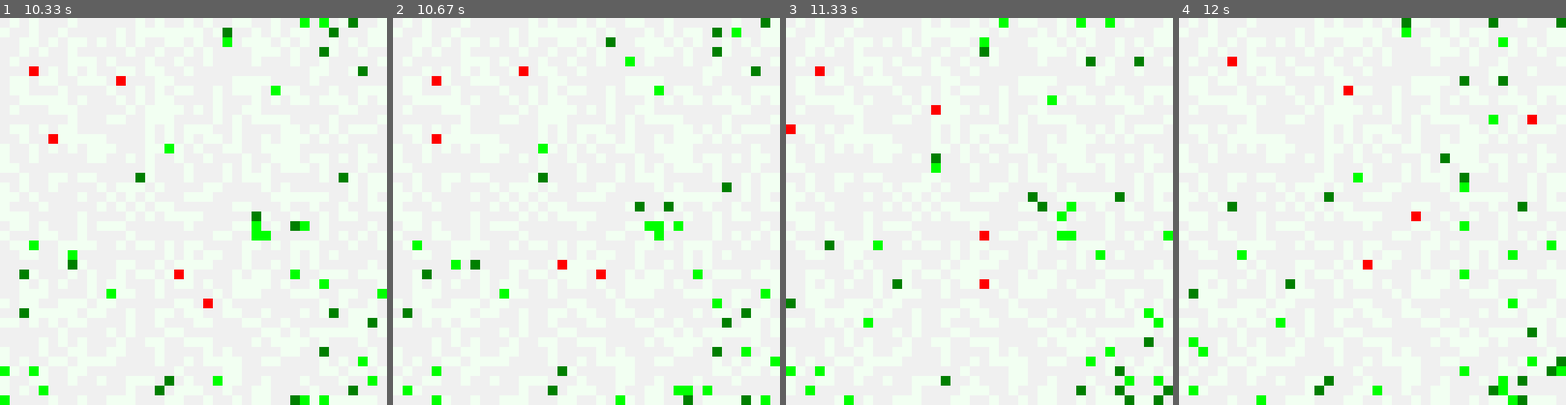
Above: before the commit, frames 1-4 (left to right).
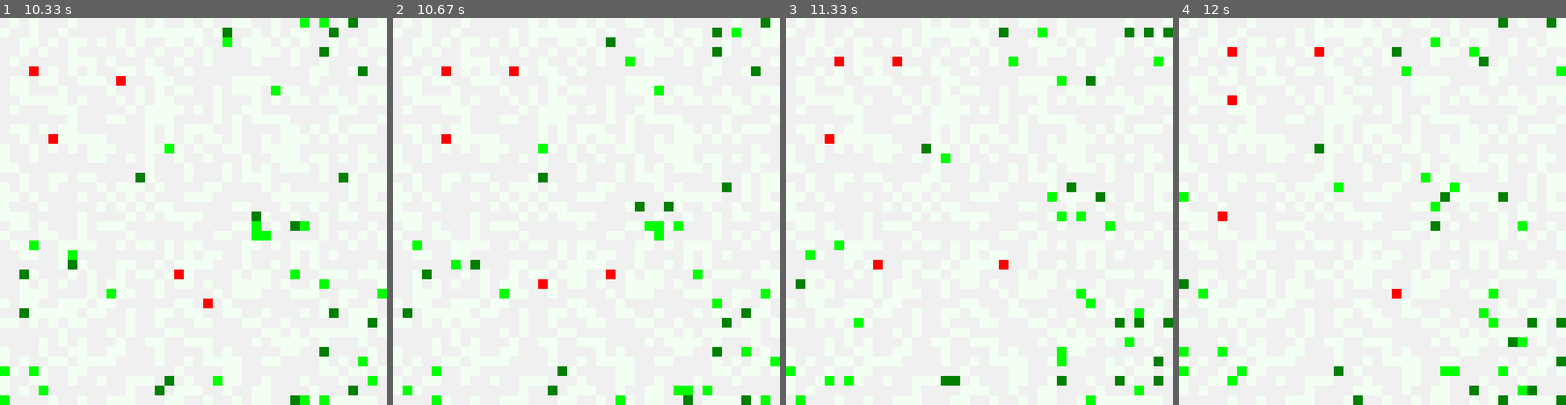
Above: after the commit, the same moments.

Repository: snisarg/263C
Game: pygame game, started from game.py
The game is run twice, just before and just after one commit, with the same random seed, the same clock (stepped at 60 frames per second) and the same inputs. The source is Python 2; it was converted automatically to run under Python 3.
Inputs:
- Up to frame 1 (10.33 s): no input
- Up to frame 2 (10.67 s): no input
- Up to frame 3 (11.33 s): no input
- Up to frame 4 (12 s): no input

Frame 1 is identical in both runs. In frame 2, 0.6% of the frame differs, in the area x 10-58%, y 12-70%; in frame 3, 5.4%; in frame 4, 5.9%, in the area x 0-100%, y 0-100%.

Commit message:
Q-learning added

Diff:
--- a/animat.py
+++ b/animat.py
@@ -105,7 +105,7 @@
     def __init__(self, x, y):
         Animat.__init__(self)
         self.position = [x, y]
-        self.energy = random.randint(400,500)
+        self.energy = random.randint(400, 500)
 
     def move(self, game_clock):
         if game_clock % (config.easy_prey_speed() + 1) == 0:
@@ -136,10 +136,10 @@
 
 class HPrey(Animat):
 
-    def __init__(self,x,y):
+    def __init__(self, x, y):
         Animat.__init__(self)
         self.position = [x, y]
-        self.energy = random.randint(1000,1200)
+        self.energy = random.randint(1000, 1200)
 
     def move(self, game_clock):
         if game_clock % (config.hard_prey_speed() + 1) == 0:
@@ -170,7 +170,7 @@
     def __init__(self, x, y):
         Animat.__init__(self)
         self.position = [x, y]
-        self.energy = random.randint(600,1000)
+        self.energy = random.randint(600, 1000)
         self.hunger_threshold = 700
         self.wait_time = 0
 
@@ -181,7 +181,7 @@
             for block in level:
                 for anim in block:
                     if isinstance(anim, EPrey) or isinstance(anim, HPrey):
-                        return anim # Return the anim object which is closest
+                        return anim  # Return the anim object which is closest
         return None
 
     def move(self, game_clock):
@@ -225,23 +225,29 @@
         occupants = grid.singleton_grid.get_occupants_in(self.position)
         for animat in occupants:
             if isinstance(animat, EPrey):
+                reward = self.reward(animat)
                 self.update_energy(200)
                 grid.singleton_world.kill(animat)
+                self.qlearn.doQLearning(reward, self.sense_state(self.__closest_animat()))
                 break
-            elif isinstance(animat,HPrey):
+
+            elif isinstance(animat, HPrey):
                 if self.energy > animat.energy:
+                    reward = self.reward(animat)
                     self.update_energy(400)
                     grid.singleton_world.kill(animat)
-
-                # BUG - Hard prey may take a random walk and come back into same spot,
-                # Cause re-fight even when wait_time > 0. Thus AND condition is added.
+                    self.qlearn.doQLearning(reward, self.sense_state(self.__closest_animat()))
 
                 elif self.energy <= animat.energy and self.wait_time == 0:
                     print "Hard fights back at ", animat.position
+                    # Both predator and prey lose energy
+                    self.update_energy(-100)
+                    animat.energy -= 100
+
                     # Must wait before chasing again
                     self.wait_time = 10
-                    self.update_energy(-100)
-                    animat.energy -=100
+                    reward = 0
+                    self.qlearn.doQLearning(reward, self.sense_state(self.__closest_animat()))
                 break
 
 
@@ -273,3 +279,9 @@
     def reduce_wait(self):
         if self.wait_time > 0:
             self.wait_time -= 1
+
+    def reward(self, animat):
+        if isinstance(animat, EPrey):
+            return 0.5
+        else:
+            return 1
--- a/qlearning.py
+++ b/qlearning.py
@@ -36,10 +36,10 @@
     # Value is a list of actions followed by their q-values
     def settable(self):
         self.table[State.PreyNotVisible] = [Action.MoveRandomly, self.rand()]
-        self.table[(State.Hungry,State.PreyEasyClosest)] = [Action.MoveRandomly, self.rand(), Action.TowardsEasyPrey,
+        self.table[(State.Hungry, State.PreyEasyClosest)] = [Action.MoveRandomly, self.rand(), Action.TowardsEasyPrey,
                                                              self.rand()]
-        self.table[(State.Hungry,State.PreyHardClosest)] = [Action.MoveRandomly, self.rand(),Action.TowardsHardPrey,
-                                                              self.rand(), Action.SignalHelp ,self.rand()]
+        self.table[(State.Hungry, State.PreyHardClosest)] = [Action.MoveRandomly, self.rand(), Action.TowardsHardPrey,
+                                                             self.rand(), Action.SignalHelp, self.rand()]
         self.table[State.NotHungry] = [Action.MoveRandomly, self.rand()]
         # self.table[State.PredatorHelp] = [Action.MoveRandomly, self.rand() , Action.TowardsSignal, self.rand()]
 
@@ -72,7 +72,11 @@
 
 
 # --- Perform Q Learning
-    def doQLearning(self,reward,state):
+    def doQLearning(self, reward, state):
+
+        # For the first iteration of a generation!
+        if self.prev_state is None:
+            return
 
         if len(self.prev_state) == 1:
             prev_action_row = self.table.get((self.prev_state[0]))
@@ -87,10 +91,10 @@
         newqtemp = self.choose_action(state)    # Contains best action and it's weight
         newq = newqtemp[1]  # Newq contains best weight
 
-        # QLdeearning
+        # QLearning
         newq = self.alpha*(reward+(self.gamma * newq)-oldq)  # Calculate newQ
 
-        # print "Updated Q value " , oldq , newq
+        print "Updated Q value ", oldq , newq
         # Update QValue and reflect in Table
         prev_action_row[self.prev_max_index-1] = newq
         self.table[tuple(self.prev_state)] = prev_action_row
